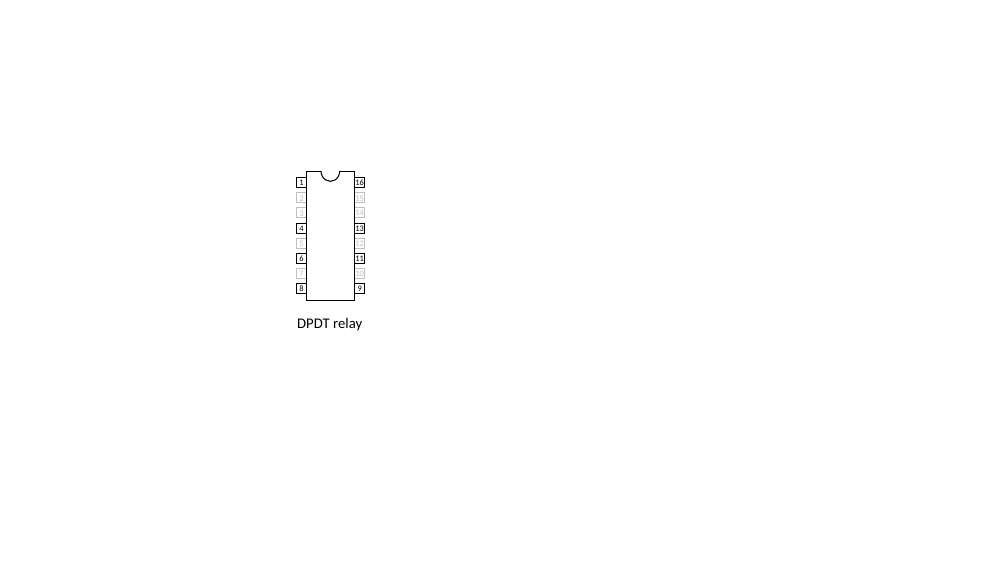
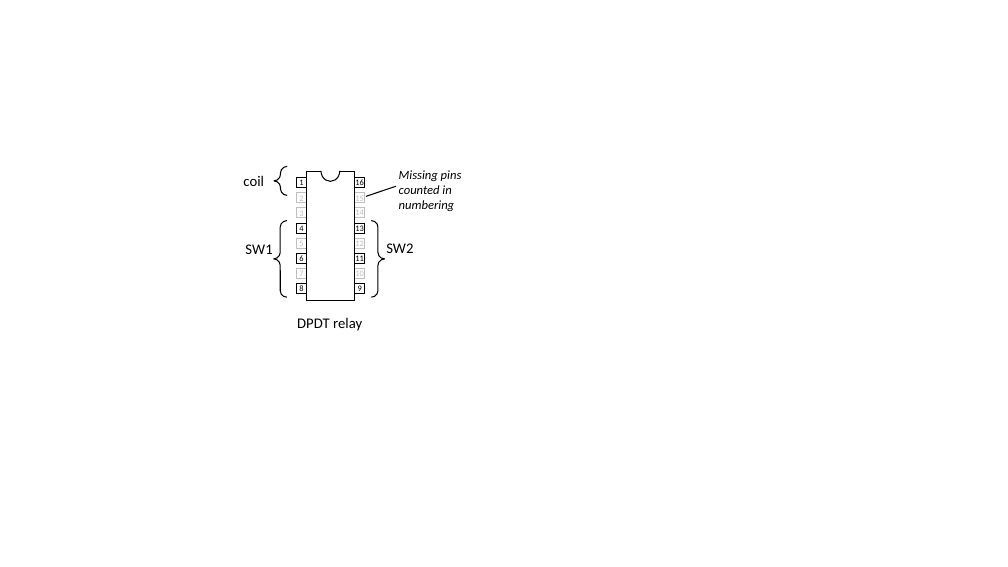
Before and after one commit to RichmondPhysics/electronics, a slide deck: slide 1 of electronics_manual/relays/relay_pinout.pptx. Drawn at 1008x567 pixels with LibreOffice and Linux fonts; fonts in the diff are those of the drawing. Boxes give left, top, right and bottom in pixels: in the first picture for what was removed or moved away, otherwise in the second. Text is boxed around its words. In the diff, an @@ line names an element or a change of style, - is before the commit and + after.

```diff
--- a/electronics_manual/relays/relay_pinout.pptx
+++ b/electronics_manual/relays/relay_pinout.pptx
@@ text added at (243,175,264,186), 14 pt, text #000000 @@
+coil
@@ left brace added at (274,166,287,195), outline #000000 1 pt @@
@@ text added at (399,170,462,211), 12 pt, text #000000, italic @@
+Missing pins counted in numbering
@@ line added from (396, 186) to (366, 197), #000000 1 pt @@
@@ left brace added at (274,221,287,297), outline #000000 1 pt @@
@@ left brace added at (371,221,385,297), outline #000000 1 pt @@
@@ text added at (245,244,272,254), 14 pt, text #000000 @@
+SW1
@@ text added at (386,243,413,253), 14 pt, text #000000 @@
+SW2
```
Also in this commit, not shown: 16 other files.
